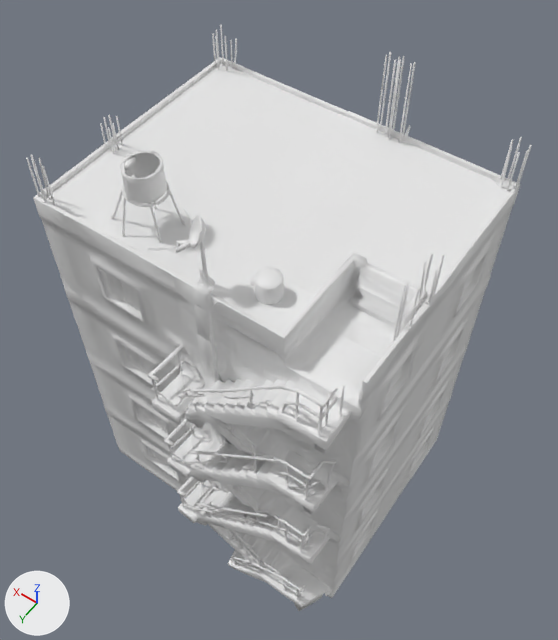
Before and after pictures for a commit that changed the glTF model art/meshes/buildings/apartment.glb.
Both versions are drawn from a 50 mm camera at (-12.8, 17.6, 39.9) aimed at (0.0, -0.3, 11.8). The axes (+X, +Y, +Z) are drawn at lower left. The lights are the same throughout. The first picture is the older version. Vertices at exactly the same position are counted once.

Objects in the first picture: 'metal', 'roof', 'trim', 'wall'.
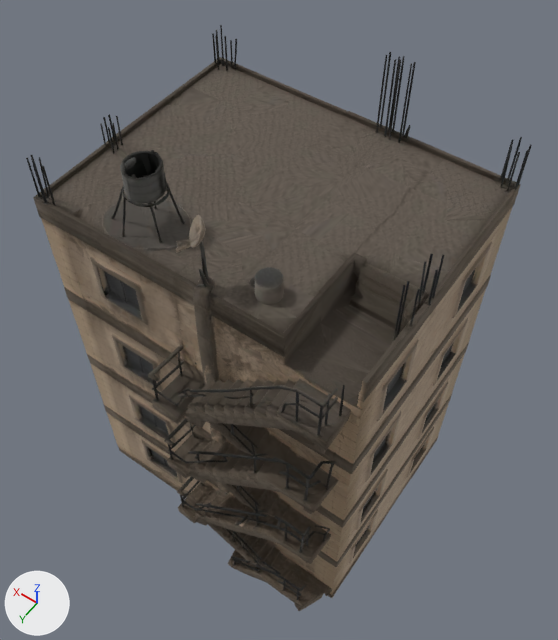
The change in detail:
Picture 'base_color' (img_base_color) is new.
Material 'material' (mat_material) is new.
Its texture is img_base_color.
Its metallic is 1.0.
Its roughness is 1.0.
me_metal has 3181 vertices, 5838 faces and spans x -7.3..7.2, y -5.8..7.1, z 0.0..23.2.
me_metal gains material mat_material (picture img_base_color).
me_roof has 337 vertices, 511 faces and spans x -7.13..7.15, y -5.77..5.27, z 19.38..19.62.
me_roof gains material mat_material (picture img_base_color).
me_trim has 151 vertices, 157 faces and spans x -7.37..7.35, y -5.96..5.44, z 19.67..19.81.
me_trim gains material mat_material (picture img_base_color).
me_wall has 7044 vertices, 13393 faces and spans x -7.4..7.4, y -7.3..7.3, z 0.0..22.9.
me_wall is used by ob_wall; location (0.0, 0.0, 0.0).
me_wall part 1: texture (UV) coordinates changed.
me_wall gains material mat_material (picture img_base_color).

Pixel boxes [x1, y1, x2, y2] of what changed, in the pictures (558 x 640 px):
'wall', recoloured, surface changed (white to brown)
    both: [33, 47, 523, 611]
'roof', recoloured (white to brown)
    both: [46, 63, 509, 333]
'metal', recoloured
    both: [26, 25, 532, 608]
'trim', recoloured
    both: [34, 57, 520, 383]
